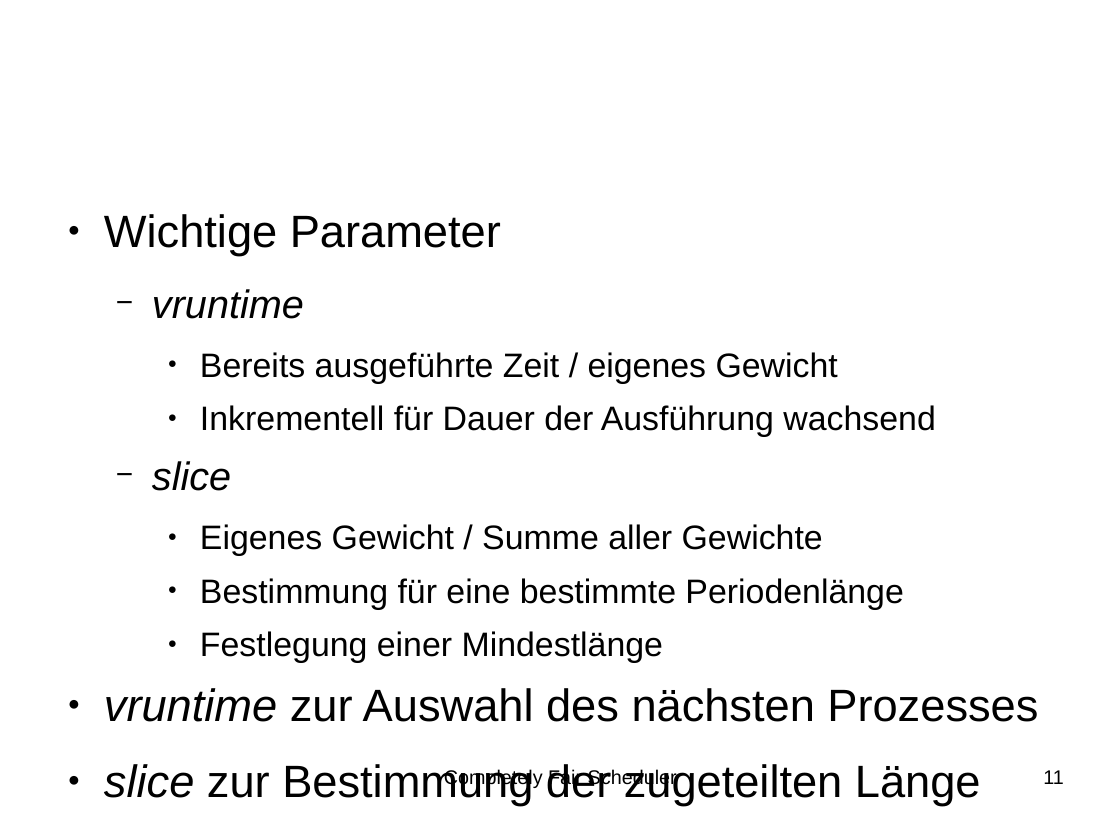
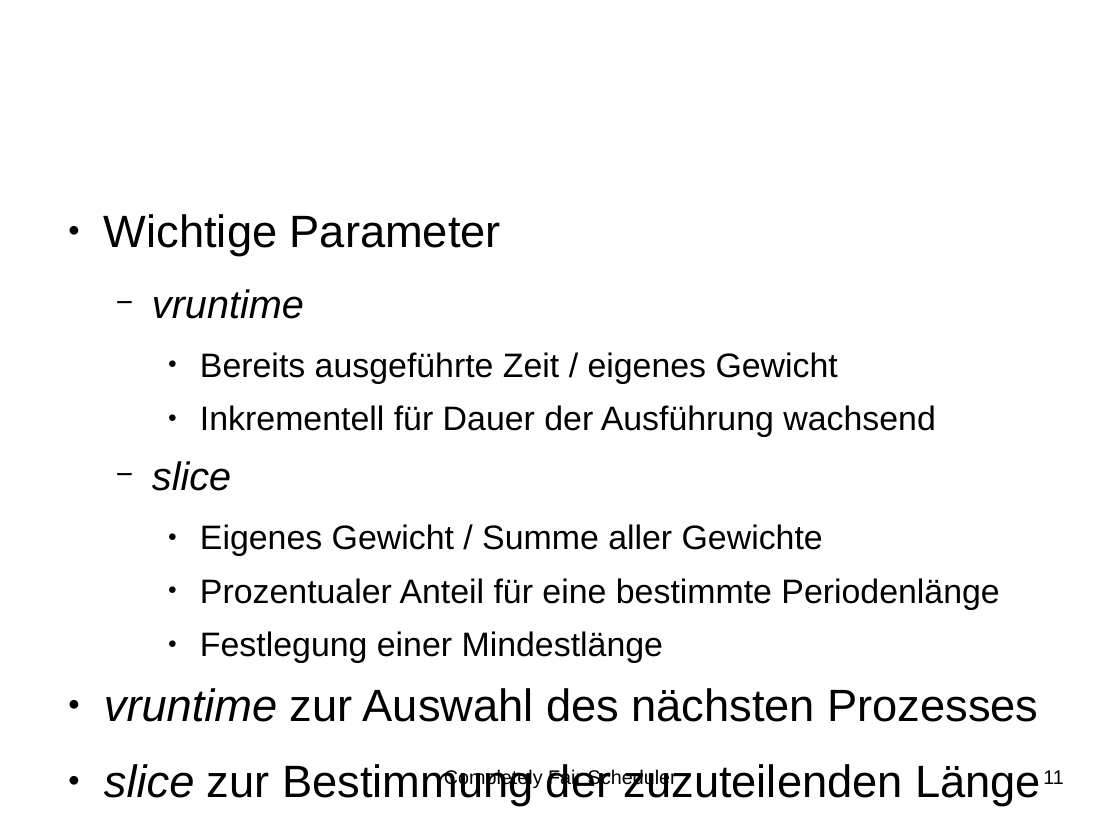
Before and after one commit to SeminararbeitCFS/main, a slide deck: slide 11 of vortrag/vortrag_CFS.odp. Drawn at 1120x840 pixels with LibreOffice and Linux fonts; fonts in the diff are those of the drawing; background and template pictures are left out. Boxes give left, top, right and bottom in pixels: in the first picture for what was removed or moved away, otherwise in the second. Text is boxed around its words. In the diff, an @@ line names an element or a change of style, - is before the commit and + after.

```diff
--- a/vortrag/vortrag_CFS.odp
+++ b/vortrag/vortrag_CFS.odp
@@ text at <box>200,578,999,609</box>: text changed @@
-    ● Bestimmung für eine bestimmte Periodenlänge
+    ● Prozentualer Anteil für eine bestimmte Periodenlänge
@@ text at <box>104,764,1041,807</box>: text changed @@
-● slice zur Bestimmung der zugeteilten Länge
+● slice zur Bestimmung der zuzuteilenden Länge
```
Also in this commit, not shown: 3 other slides changed.
